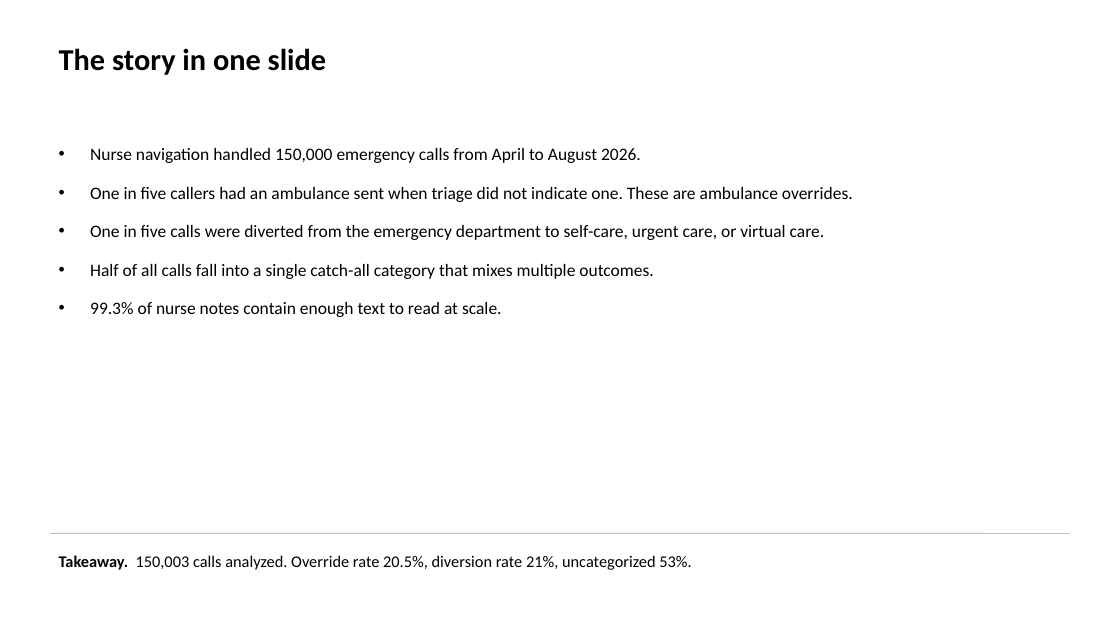
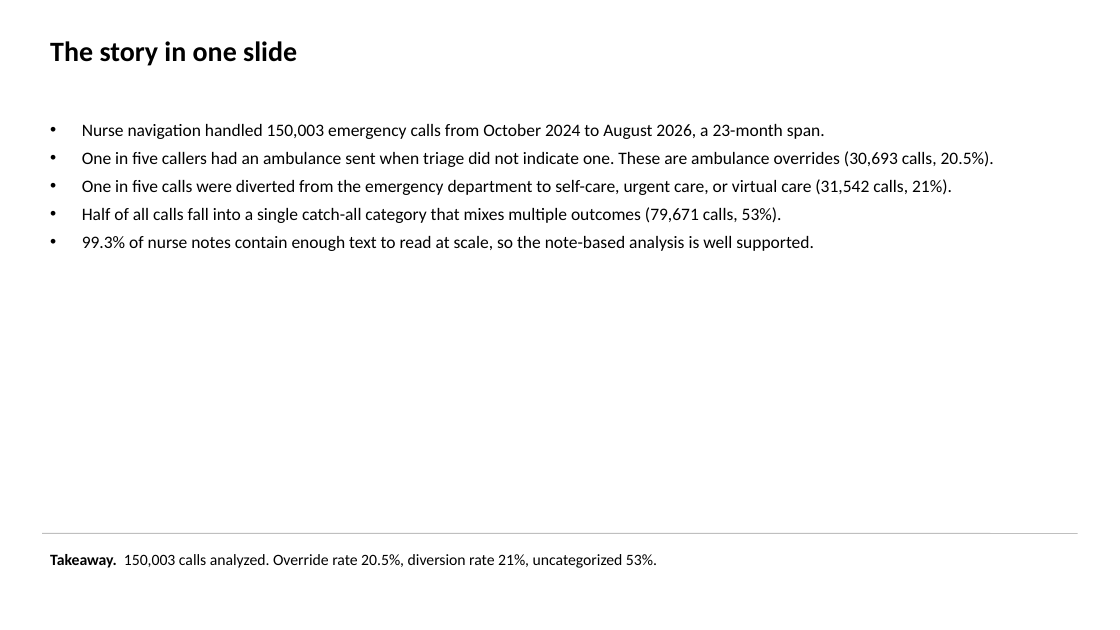
Before and after one commit to jwsmitherman/llm_projects, a slide deck: slide 2 of nurse_nav_qa_story.pptx. Drawn at 1120x630 pixels with LibreOffice and Linux fonts; fonts in the diff are those of the drawing. Boxes give left, top, right and bottom in pixels: in the first picture for what was removed or moved away, otherwise in the second. Text is boxed around its words. In the diff, an @@ line names an element or a change of style, - is before the commit and + after.

```diff
--- a/nurse_nav_qa_story.pptx
+++ b/nurse_nav_qa_story.pptx
@@ text "The story in one slide": place and size @@
-text "The story in one slide" at <box>59,48,326,75</box>
+text "The story in one slide" at <box>50,41,297,66</box>
@@ text "The story in one slide" at <box>50,41,297,66</box>: size 26 to 24 pt @@
@@ text at <box>82,124,994,251</box>: text changed @@
-• Nurse navigation handled 150,000 emergency calls from April to August 2026.
-• One in five callers had an ambulance sent when triage did not indicate one. These are ambulance overrides.
-• One in five calls were diverted from the emergency department to self-care, urgent care, or virtual care.
-• Half of all calls fall into a single catch-all category that mixes multiple outcomes.
-• 99.3% of nurse notes contain enough text to read at scale.
+• Nurse navigation handled 150,003 emergency calls from October 2024 to August 2026, a 23-month span.
+• One in five callers had an ambulance sent when triage did not indicate one. These are ambulance overrides (30,693 calls, 20.5%).
+• One in five calls were diverted from the emergency department to self-care, urgent care, or virtual care (31,542 calls, 21%).
+• Half of all calls fall into a single catch-all category that mixes multiple outcomes (79,671 calls, 53%).
+• 99.3% of nurse notes contain enough text to read at scale, so the note-based analysis is well supported.
@@ line moved from (50, 534) - (1070, 534) to (42, 534) - (1078, 534) @@
@@ text "Takeaway. 150,003 calls analyzed. Override ...": place and size @@
-text "Takeaway. 150,003 calls analyzed. Override ..." at <box>59,555,691,570</box>
+text "Takeaway. 150,003 calls analyzed. Override ..." at <box>50,554,657,568</box>
@@ text "Takeaway. 150,003 calls analyzed. Override ..." at <box>50,554,657,568</box>: size 14 to 13.5 pt; line spacing 18pt to 1 @@
```
Also in this commit, not shown: 2 other slides changed, 8 slides added, 5 slides removed.
